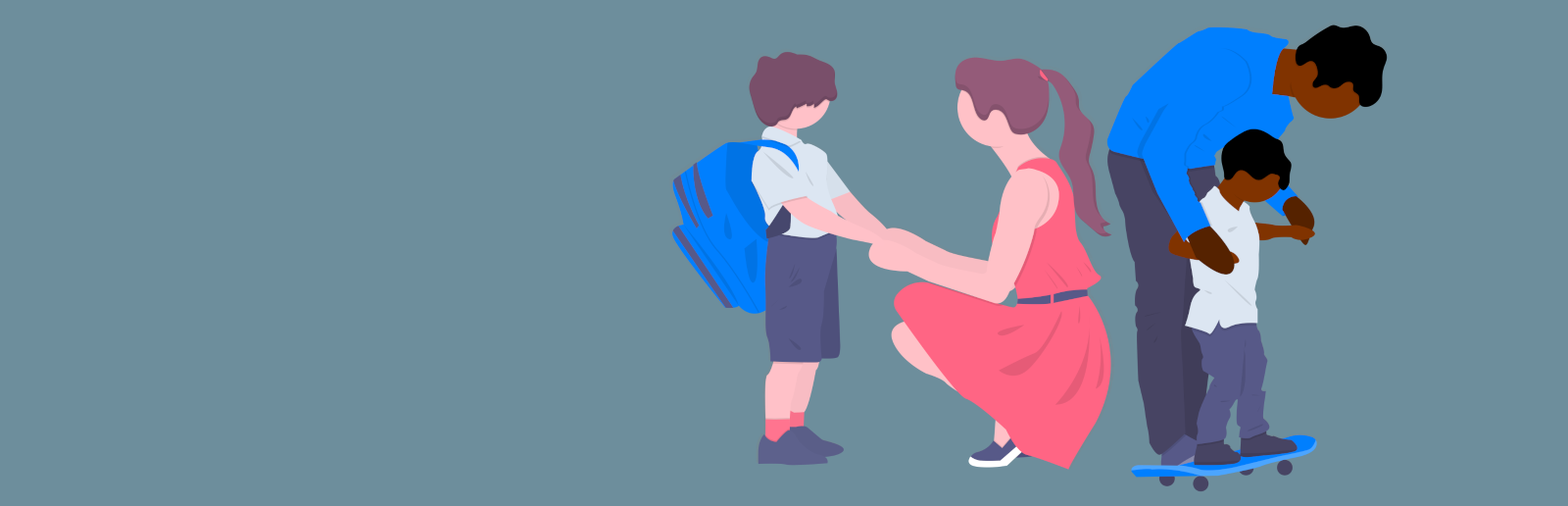
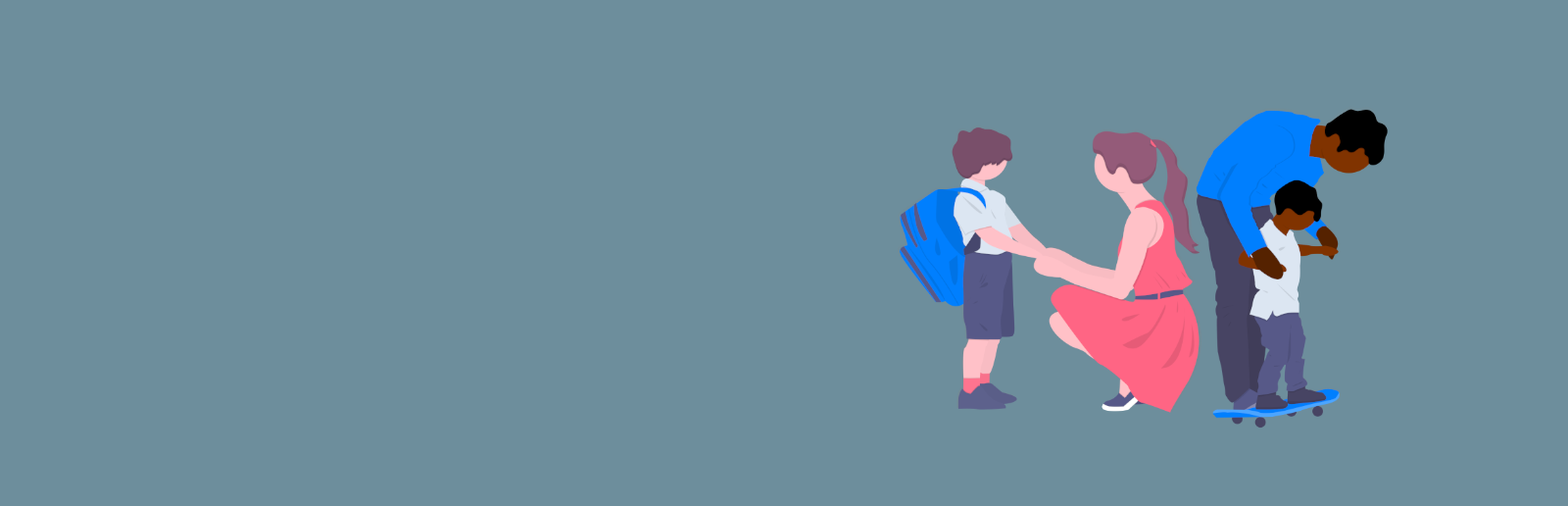
Layers edited between the first and the second 1568×506 image:
painted on "Father.png" over [left=669, top=20, right=1389, bottom=492]
